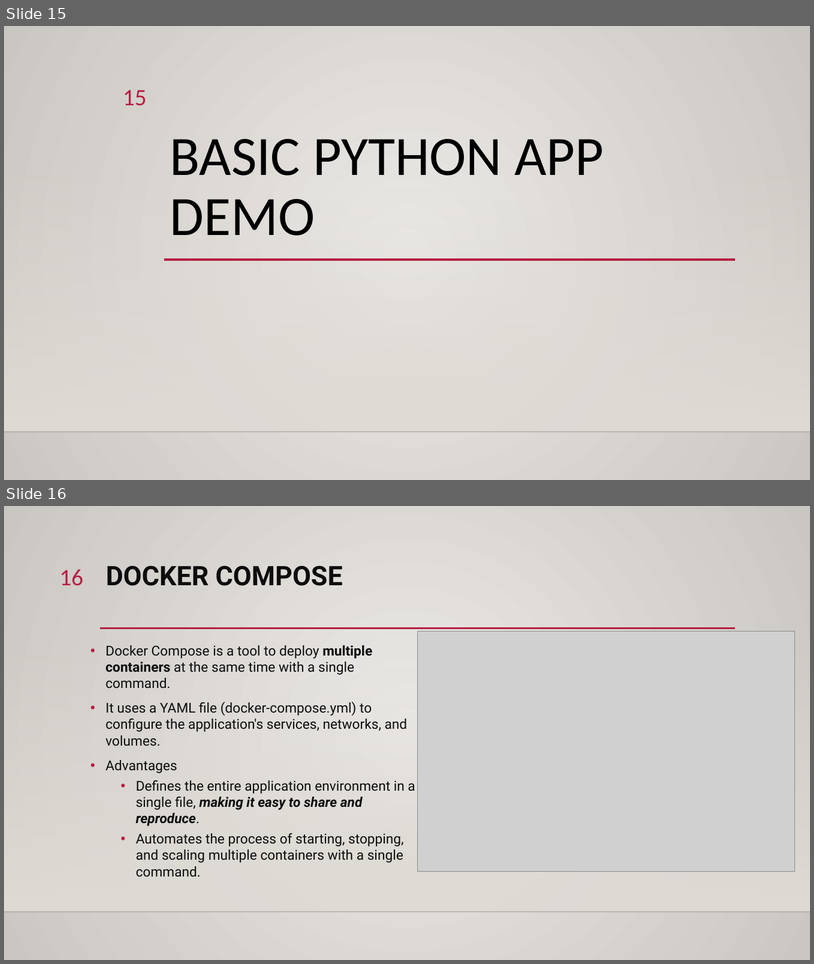
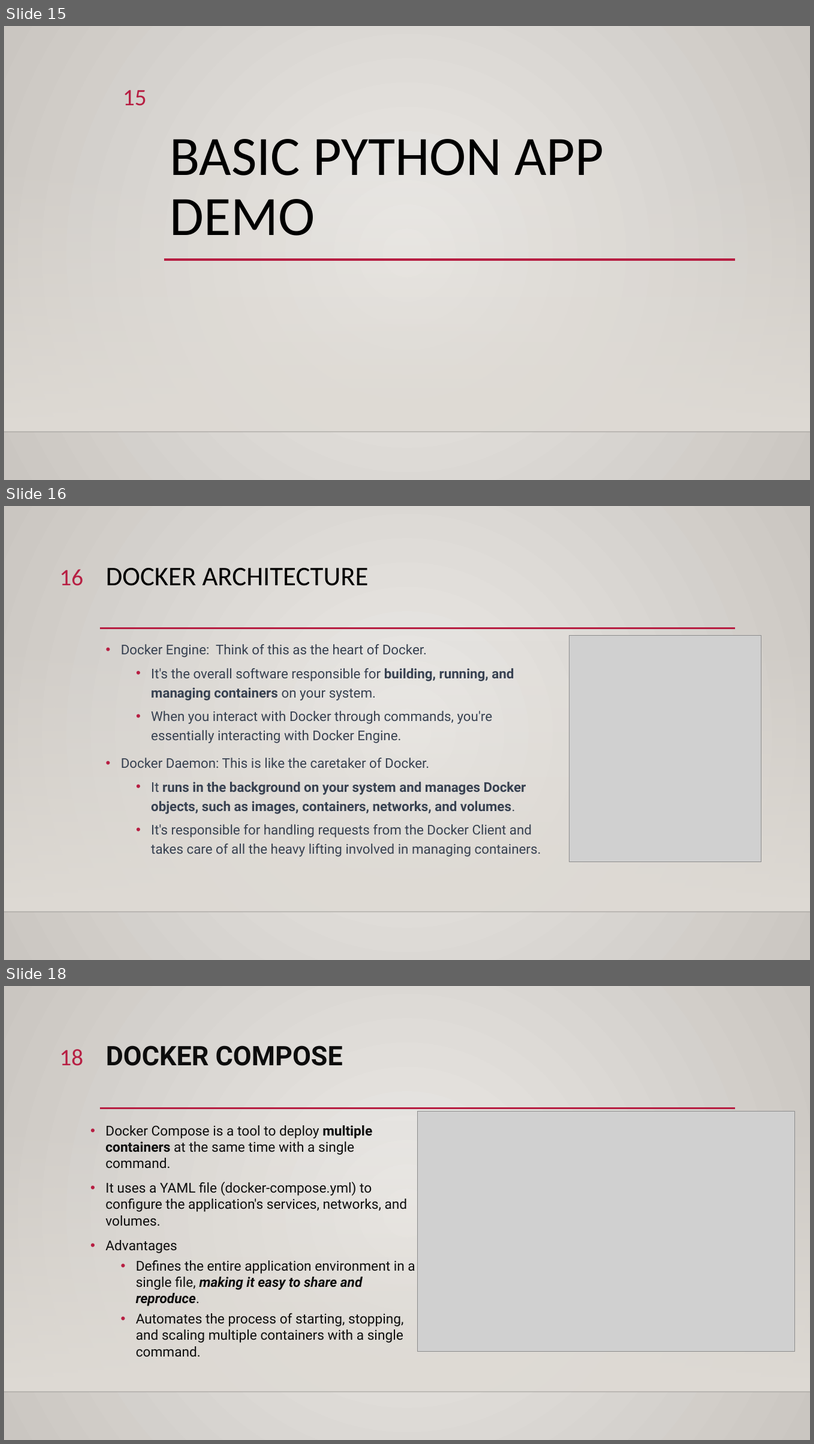
Before and after one commit to ddum-sutd/docker_workshop, a slide deck: Docker_workshop.pptx. Shown one above the other, each under a label of ours: slides 15 and 16 before the commit, slides 15, 16 and 18 after it; the slides between them are not shown. The pictures are 814x964 and 814x1444 pixels, drawn with LibreOffice and Linux fonts; fonts in the diff are those of the drawing; grey boxes stand for pictures; background and template pictures are left out. Boxes give left, top, right and bottom in pixels: in the first picture for what was removed or moved away, otherwise in the second. Text is boxed around its words. In the diff, an @@ line names an element or a change of style, - is before the commit and + after.

Commit message:
included architecture

```diff
--- a/Docker_workshop.pptx
+++ b/Docker_workshop.pptx
@@ slide 16 added at <box>4,506,810,960</box>, background gradient #ECEAE7 to #CAC7C1; not listed: 3 template elements that a slide beside it also shows @@
@@ page number added at <box>60,569,84,586</box>, 28 pt, text #B71E42 @@
+16
@@ title added at <box>106,568,369,586</box>, 32 pt, text #000000 @@
+DOCKER ARCHITECTURE
@@ text added at <box>121,644,542,856</box>, 16 pt, text #374151 @@
+• Docker Engine: Think of this as the heart of Docker.
+  • It's the overall software responsible for building, running, and managing containers on your system.
+  • When you interact with Docker through commands, you're essentially interacting with Docker Engine.
+• Docker Daemon: This is like the caretaker of Docker.
+  • It runs in the background on your system and manages Docker objects, such as images, containers, networks, and volumes.
+  • It's responsible for handling requests from the Docker Client and takes care of all the heavy lifting involved in managing containers.
@@ picture added at <box>570,635,762,861</box> @@
@@ what was slide 16 is now slide 18 @@
@@ page number at <box>60,1049,84,1066</box>: text changed @@
-16
+18
```
Also in this commit, not shown: 4 slides changed, 1 other slide added.
